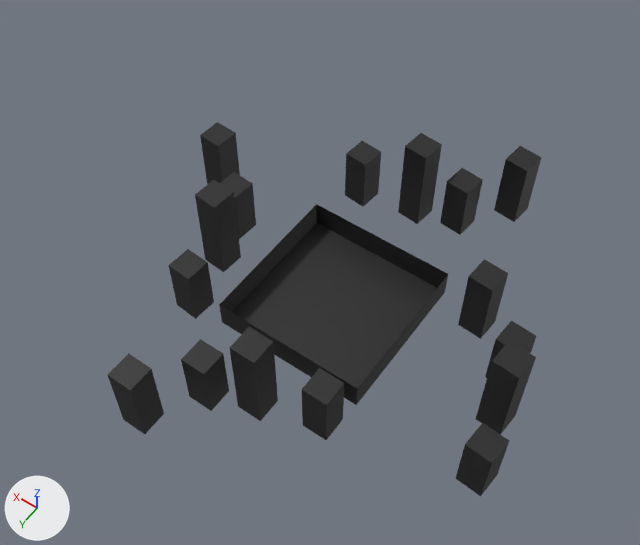
Before and after pictures for a commit that changed the Blender file source_assets/floor.blend.
Both versions are drawn from a camera (50 mm lens) standing at (-21.8, 32.4, 54.1) and looking at (0.7, 0.9, 4.6). Lighting does not change. The marker at lower left points along +X, +Y and +Z.
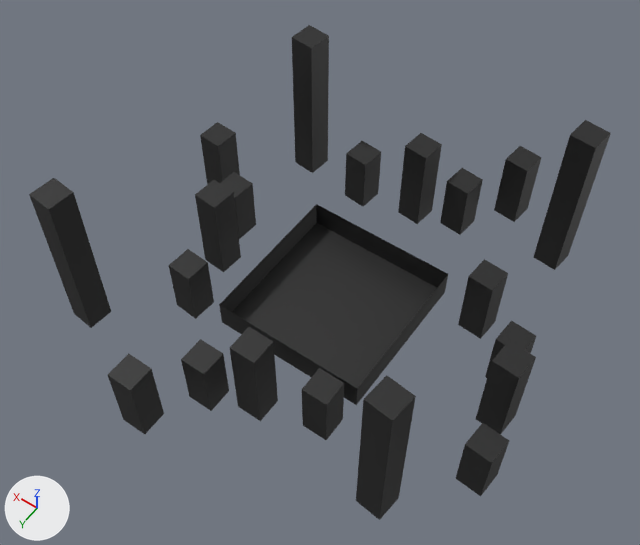
Location of each change, [x1, y1, x2, y2] in pixels of the pictures (640 x 545 px):
'Cube', reshaped (34% wider, 32% taller)
    before: [108, 122, 542, 496]
    after: [29, 25, 611, 520]
part 1 of me_cube, added (black)
    after: [534, 120, 611, 270]
part 2 of me_cube, added (black)
    after: [356, 375, 416, 520]
part 3 of me_cube, added (black)
    after: [29, 178, 111, 328]
part 4 of me_cube, added (black)
    after: [292, 25, 329, 173]

The edits, one by one:
me_cube has 136 vertices, 101 faces and spans x -16.4..16.5, y -18.4..15.9, z -1.0..6.6.
me_cube is used by ob_cube; location (0.0, 0.0, 0.0).
me_cube part 1: the loose piece of 8 vertices spanning x -6.9..-4.7, y -18.4..-16.2, z -1.0..5.0 is copied, and the copy is scaled about its middle by (1, 1, 2.22), then moved by (-5.0, 2.6, 3.6); it spans x -11.9..-9.7, y -15.8..-13.6, z -1.0..12.2.
me_cube part 2: the loose piece of 8 vertices spanning x -16.4..-14.2, y 4.3..6.4, z -1.0..3.9 is copied, and the copy is scaled about its middle by (1, 1, 2.71), then moved by (4.5, 5.2, 4.2); it spans x -11.9..-9.7, y 9.5..11.6, z -1.0..12.2.
me_cube part 3: the loose piece of 8 vertices spanning x 8.2..10.3, y 4.3..6.4, z -1.0..3.9 is copied, and the copy is scaled about its middle by (1, 1, 2.71), then moved by (5.8, 5.2, 4.2); it spans x 14.0..16.2, y 9.5..11.6, z -1.0..12.2.
me_cube part 4: the loose piece of 8 vertices spanning x 4.2..6.4, y -12.6..-10.4, z -1.0..3.9 is copied, and the copy is scaled about its middle by (1, 1, 2.71), then moved by (5.7, -0.7, 4.2); it spans x 9.9..12.1, y -13.3..-11.1, z -1.0..12.2.
